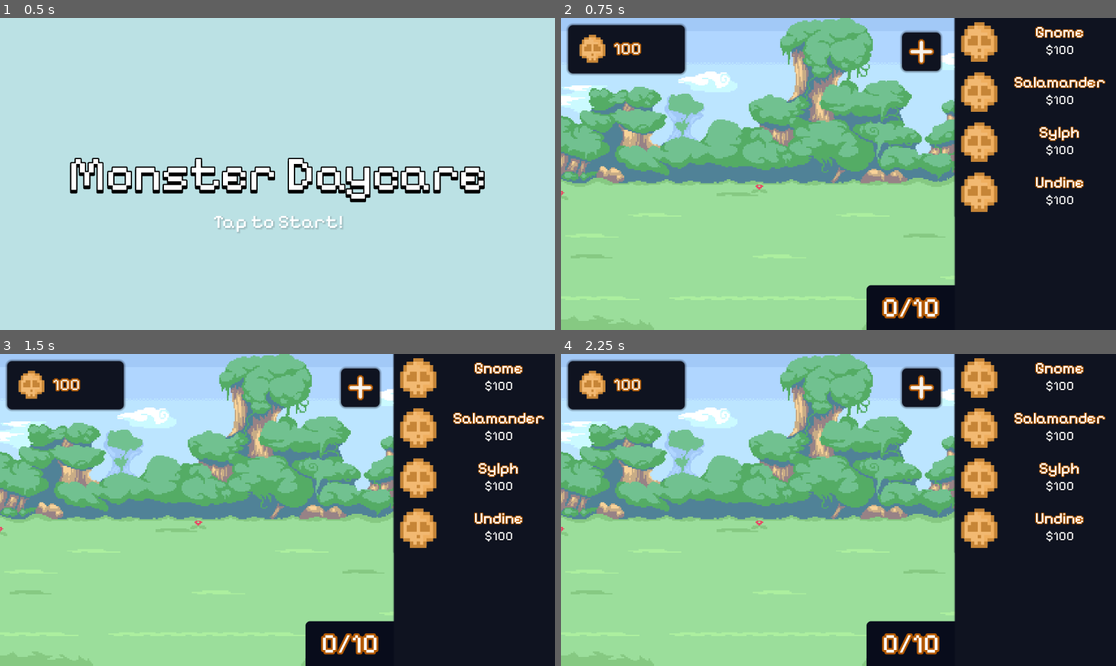
Above: before the commit, frames 1-4 (two rows, left to right).
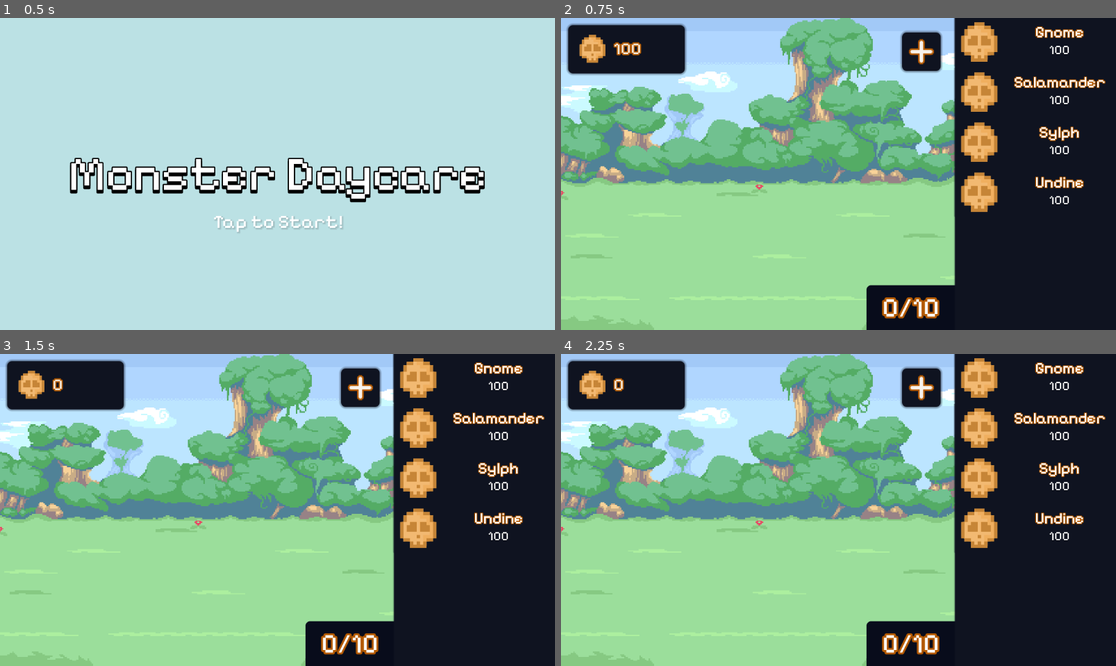
Above: after the commit, the same moments.

Repository: verstraate/monster-daycare
Game: Godot game, scene res://_Scenes/MainMenu/main_menu.tscn
The game is run twice, just before and just after one commit, with the same random seed, the same clock (stepped at 60 frames per second) and the same inputs.
Inputs (mouse positions are in pixels of both pictures, inside the frame that each line leads up to):
- Up to frame 1 (0.5 s): no input
- Up to frame 2 (0.75 s): click (838, 174) at 0.5 s
- Up to frame 3 (1.5 s): click (477, 378) at 1.25 s, where only the run after the commit has a clickable "Gnome"
- Up to frame 4 (2.25 s): click (1038, 428) at 2 s, where only the run after the commit has a clickable "Salamander"

Frame 1 is identical in both runs. In frame 2, 0.4% of the frame differs, in the area x 87-93%, y 8-61%; in frame 3, 0.6%, in the area x 9-93%, y 0-61%; in frame 4, 0.6%.

Commit message:
feat: Added monster purchase interaction

Diff:
--- a/Scripts/IdleNumber.gd
+++ b/Scripts/IdleNumber.gd
@@ -75,6 +75,7 @@
 	var _value_size: int = value_places.size()
 
 	var borrow: int = 0
+	var appended: bool = false
 	while _temp_size > 0 or _value_size > 0:
 		var diff: int = 0
 
@@ -93,7 +94,12 @@
 		else:
 			borrow = 0
 
-		result.append(diff)
+		if appended or diff > 0:
+			result.append(diff)
+			appended = true
+
+	if result.size() == 0:
+		result = [0]
 
 	_num_places = result
 
@@ -122,3 +128,15 @@
 		result.append(curr_place)
 
 	_num_places = result
+
+func compare(money_to_check: IdleNumber) -> bool:
+	if money_to_check._num_places.size() > _num_places.size():
+		return false
+
+	for i in range(money_to_check._num_places.size() - 1, -1, -1):
+		if money_to_check._num_places[i] > _num_places[i]:
+			return false
+		elif _num_places[i] > money_to_check._num_places[i]:
+			return true
+
+	return true
--- a/_Scenes/Game/main_ui.tres
+++ b/_Scenes/Game/main_ui.tres
@@ -1,6 +1,12 @@
-[gd_resource type="Theme" load_steps=4 format=3 uid="uid://dw80nkeq5acxs"]
+[gd_resource type="Theme" load_steps=5 format=3 uid="uid://dw80nkeq5acxs"]
 
 [ext_resource type="FontFile" uid="uid://dqvbym68fy33l" path="res://Assets/Fonts/pixel.ttf" id="1_egv26"]
+
+[sub_resource type="StyleBoxFlat" id="StyleBoxFlat_116jm"]
+bg_color = Color(0.0588235, 0.0745098, 0.12549, 1)
+shadow_color = Color(0.0588235, 0.0745098, 0.12549, 0.482353)
+shadow_size = 3
+anti_aliasing = false
 
 [sub_resource type="StyleBoxFlat" id="StyleBoxFlat_epmdt"]
 bg_color = Color(0.0588235, 0.0745098, 0.12549, 1)
@@ -17,6 +23,11 @@
 border_color = Color(0.8, 0.8, 0.8, 0)
 
 [resource]
+Button/styles/disabled = SubResource("StyleBoxFlat_116jm")
+Button/styles/focus = SubResource("StyleBoxFlat_116jm")
+Button/styles/hover = SubResource("StyleBoxFlat_116jm")
+Button/styles/normal = SubResource("StyleBoxFlat_116jm")
+Button/styles/pressed = SubResource("StyleBoxFlat_116jm")
 Label/colors/font_outline_color = Color(0.701961, 0.34902, 0, 1)
 Label/constants/outline_size = 6
 Label/font_sizes/font_size = 14
--- a/_Scenes/MoneyManager/money_manager.gd
+++ b/_Scenes/MoneyManager/money_manager.gd
@@ -24,3 +24,12 @@
 		_money.add(value)
 
 	money_updated.emit(_money)
+
+func can_afford(money_to_check: IdleNumber) -> bool:
+	return _money.compare(money_to_check)
+
+func try_purchase(price: String) -> void:
+	if not can_afford(IdleNumber.new(price)):
+		return
+
+	adjust_money("-%s" % price)
--- a/_Scenes/ShopItem/shop_item.gd
+++ b/_Scenes/ShopItem/shop_item.gd
@@ -1,23 +1,29 @@
 class_name ShopItem
-extends Panel
+extends Button
+
+var _money_manager: MoneyManager
 
 var _icon: TextureRect
 var _display_name: Label
-var _price: Label
+var _price_label: Label
 var _is_setup: bool = false
 
 var monster: BaseMonster
+var price: IdleNumber
 
 func setup_item(new_monster: BaseMonster) -> void:
 	if !_is_setup:
+		_money_manager = get_tree().get_first_node_in_group("Money") as MoneyManager
+
 		_icon = $Icon
 		_display_name = $DisplayName
-		_price = $Price
+		_price_label = $Price
 
 		_is_setup = true
 
 	monster = new_monster
 
+	price = IdleNumber.new(monster.price)
 	_icon.texture = monster.sprite
 
 	var scale_width: int = get_parent().size.x - _icon.size.x
@@ -25,7 +31,8 @@
 	_display_name.add_theme_font_size_override("font_size", floori(scale_width / 7))
 	_display_name.text = monster.display_name
 
-	var place_groups: int = ceili(float(monster.price.length()) / 3) - 2
-	var price_suffix: String = Utils.NUMBER_SUFFIXES.find_key(place_groups) if place_groups >= 0 else ""
-	_price.add_theme_font_size_override("font_size", floori(scale_width / 8.5))
-	_price.text = "$%s%s" % [monster.price, price_suffix]
+	_price_label.add_theme_font_size_override("font_size", floori(scale_width / 8.5))
+	_price_label.text = price.display_value(2)
+
+func _on_pressed() -> void:
+	_money_manager.try_purchase(monster.price)
--- a/_Scenes/ShopItem/shop_item.tscn
+++ b/_Scenes/ShopItem/shop_item.tscn
@@ -3,8 +3,10 @@
 [ext_resource type="Script" path="res://_Scenes/ShopItem/shop_item.gd" id="1_g7o87"]
 [ext_resource type="Theme" uid="uid://dw80nkeq5acxs" path="res://_Scenes/Game/main_ui.tres" id="2_rs1si"]
 
-[node name="ShopItem" type="Panel"]
+[node name="ShopItem" type="Button"]
 custom_minimum_size = Vector2(200, 100)
+offset_right = 200.0
+offset_bottom = 100.0
 theme = ExtResource("2_rs1si")
 script = ExtResource("1_g7o87")
 
@@ -54,3 +56,5 @@
 theme_override_constants/shadow_outline_size = 1
 text = "$10M"
 horizontal_alignment = 1
+
+[connection signal="pressed" from="." to="." method="_on_pressed"]
Not shown, added: _Scenes/Game/gam3C5C.tmp
